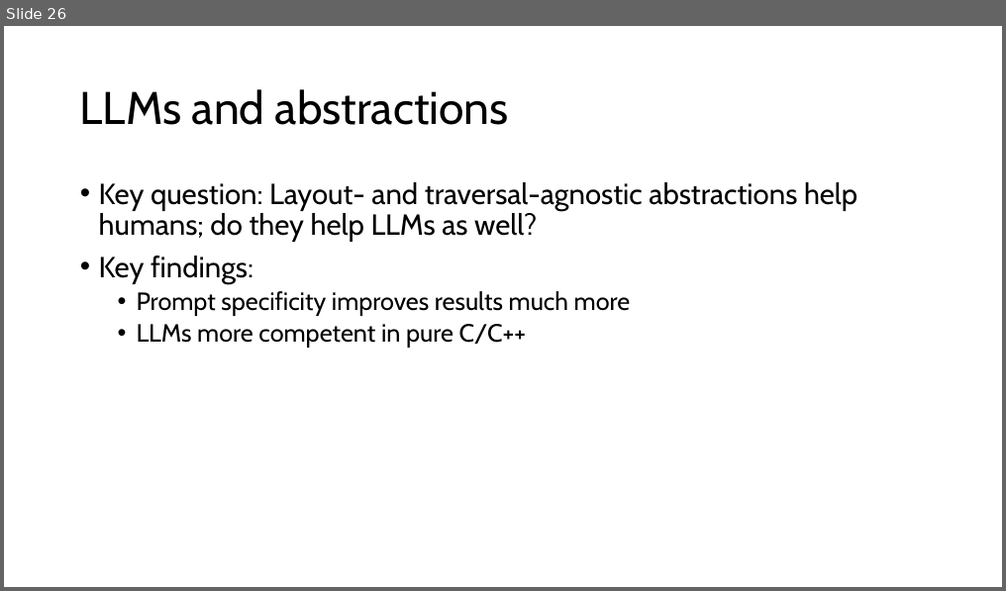
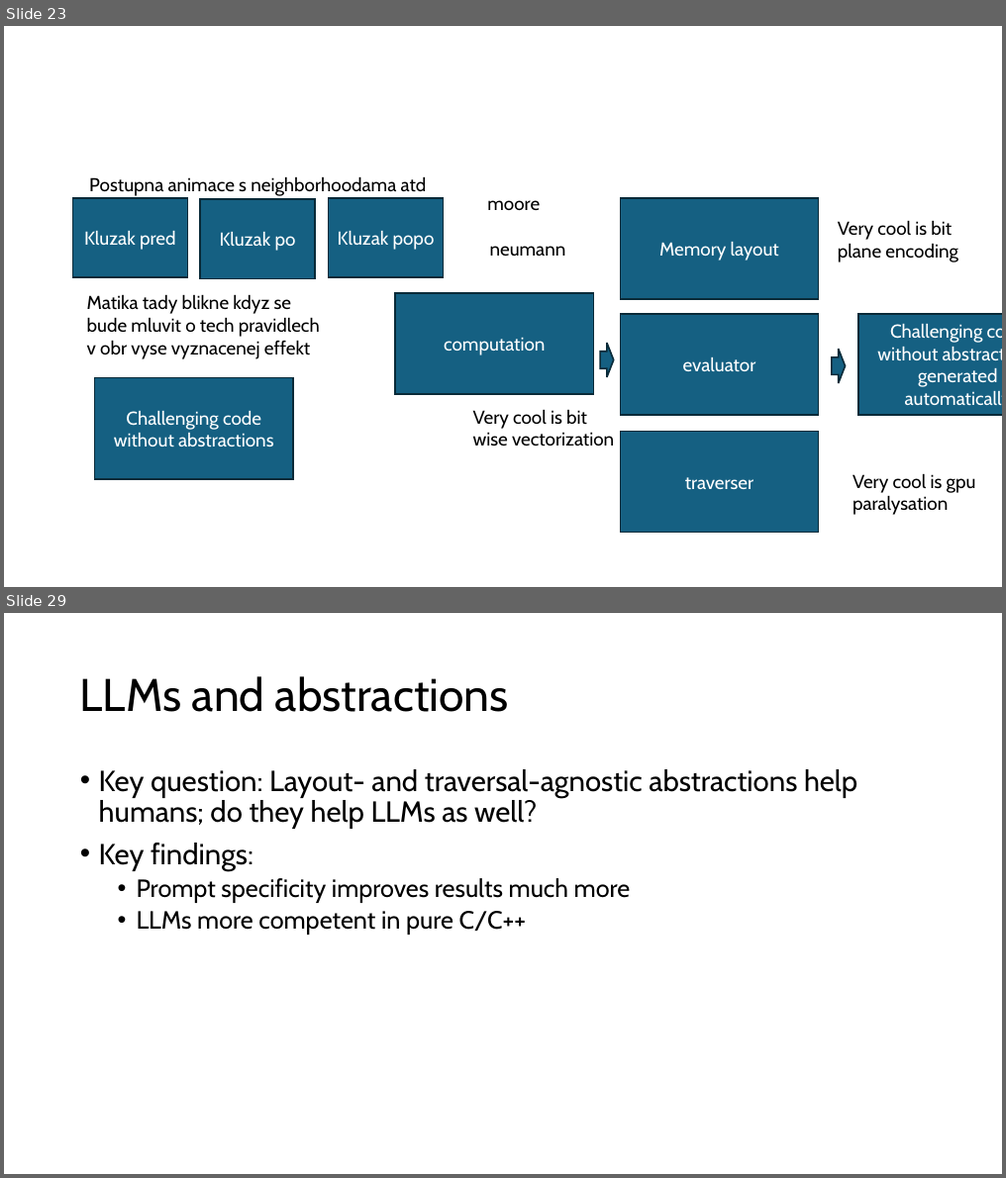
Before and after one commit to jiriklepl/phd-thesis, a slide deck: slides/Optimizing Memory Layouts and Traversal Orders in High-Performance Computing.pptx. Shown one above the other, each under a label of ours: slide 26 before the commit, slides 23 and 29 after it; the slides between them are not shown. The pictures are 1006x591 and 1006x1178 pixels, drawn with LibreOffice and Linux fonts; fonts in the diff are those of the drawing. Boxes give left, top, right and bottom in pixels: in the first picture for what was removed or moved away, otherwise in the second. Text is boxed around its words. In the diff, an @@ line names an element or a change of style, - is before the commit and + after.

```diff
--- a/slides/Optimizing Memory Layouts and Traversal Orders in High-Performance Computing.pptx
+++ b/slides/Optimizing Memory Layouts and Traversal Orders in High-Performance Computing.pptx
@@ slide 23 added at (4, 26, 1002, 587), background #FFFFFF @@
@@ rectangle added at (73, 198, 188, 277), fill #156082, outline #092A39 1.5 pt, 18 pt, text #FFFFFF @@
+Kluzak pred
@@ text added at (89, 176, 427, 196), 18 pt, text #000000 @@
+Postupna animace s neighborhoodama atd
@@ rectangle added at (200, 199, 316, 279), fill #156082, outline #092A39 1.5 pt, 18 pt, text #FFFFFF @@
+Kluzak po
@@ rectangle added at (328, 198, 444, 277), fill #156082, outline #092A39 1.5 pt, 18 pt, text #FFFFFF @@
+Kluzak popo
@@ text added at (487, 200, 540, 210), 18 pt, text #000000 @@
+moore
@@ rectangle added at (620, 198, 819, 299), fill #156082, outline #092A39 1.5 pt, 18 pt, text #FFFFFF @@
+Memory layout
@@ text added at (838, 220, 958, 263), 18 pt, text #000000 @@
+Very cool is bit plane encoding
@@ text added at (490, 246, 566, 256), 18 pt, text #000000 @@
+neumann
@@ text added at (87, 294, 320, 360), 18 pt, text #000000 @@
+Matika tady blikne kdyz se bude mluvit o tech pravidlech
+v obr vyse vyznacenej effekt
@@ rectangle added at (395, 293, 594, 394), fill #156082, outline #092A39 1.5 pt, 18 pt, text #FFFFFF @@
+computation
@@ rectangle added at (620, 314, 819, 415), fill #156082, outline #092A39 1.5 pt, 18 pt, text #FFFFFF @@
+evaluator
@@ rectangle added at (859, 314, 1002, 415), fill #156082, outline #092A39 1.5 pt, 18 pt, text #FFFFFF @@
+Challenging code without abstractions
+generated automatically
@@ right arrow added at (600, 343, 614, 377), fill #156082, outline #092A39 1.5 pt @@
@@ right arrow added at (832, 349, 846, 383), fill #156082, outline #092A39 1.5 pt @@
@@ rectangle added at (94, 377, 293, 478), fill #156082, outline #092A39 1.5 pt, 18 pt, text #FFFFFF @@
+Challenging code without abstractions
@@ text added at (473, 409, 614, 447), 18 pt, text #000000 @@
+Very cool is bit wise vectorization
@@ rectangle added at (620, 431, 819, 532), fill #156082, outline #092A39 1.5 pt, 18 pt, text #FFFFFF @@
+traverser
@@ text added at (852, 473, 976, 515), 18 pt, text #000000 @@
+Very cool is gpu paralysation
@@ what was slide 26 is now slide 29 @@
```
Also in this commit, not shown: 4 slides changed, 10 other slides added, 7 slides removed.
